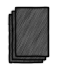
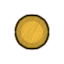
Layer changes from the first 64 × 64 image to the second:
added group "Coins" with 6 layers above "HealthBar" over [14, 13, 50, 51]
added layer "Layer 4" in group "Coins" over [14, 13, 50, 51]
added layer "Color Fill 7 copy 5" (multiply, 25%) in group "Coins" over [14, 13, 50, 51]
added layer "Color Fill 8" in group "Coins" over [14, 13, 50, 51]
added layer "Color Fill 2 copy 5" in group "Coins" over [14, 13, 50, 51]
hid group "DiscardPile" (1st of 2) (3 layers) over [7, 5, 50, 64]
